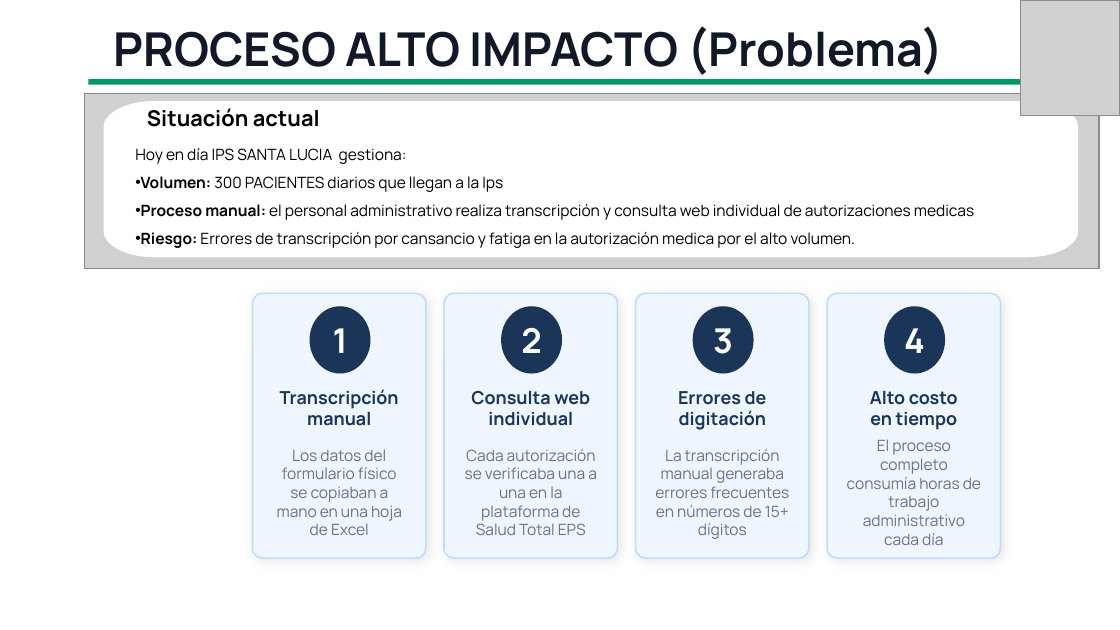
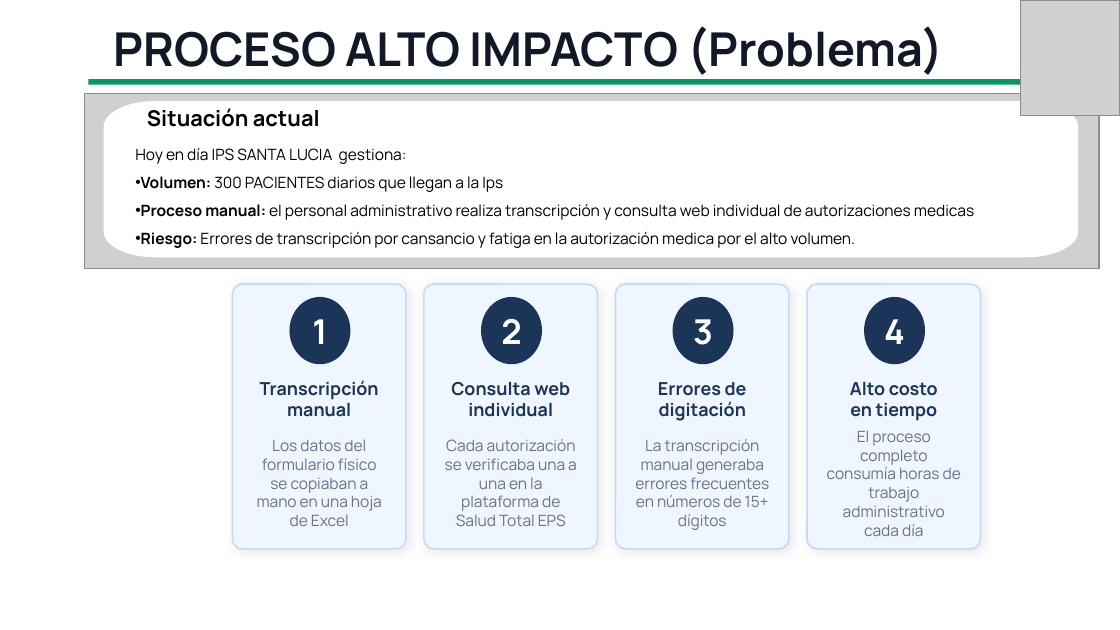
Before and after one commit to briandplata/RPA_IA_SANTA_LUCIA, a slide deck: slide 3 of Documentacion/LUC-IA-PRESENTACION MASTER.pptx. Drawn at 1120x630 pixels with LibreOffice and Linux fonts; fonts in the diff are those of the drawing; grey boxes stand for pictures; background and template pictures are left out. Boxes give left, top, right and bottom in pixels: in the first picture for what was removed or moved away, otherwise in the second. Text is boxed around its words. In the diff, an @@ line names an element or a change of style, - is before the commit and + after.

```diff
--- a/Documentacion/LUC-IA-PRESENTACION MASTER.pptx
+++ b/Documentacion/LUC-IA-PRESENTACION MASTER.pptx
@@ 12 texts, 4 rounded rectangles, 4 ellipses moved together from (x1=253, y1=293, x2=1001, y2=558) to (x1=233, y1=284, x2=981, y2=549) @@
```
Also in this commit, not shown: 3 other slides changed, 3 other files.
